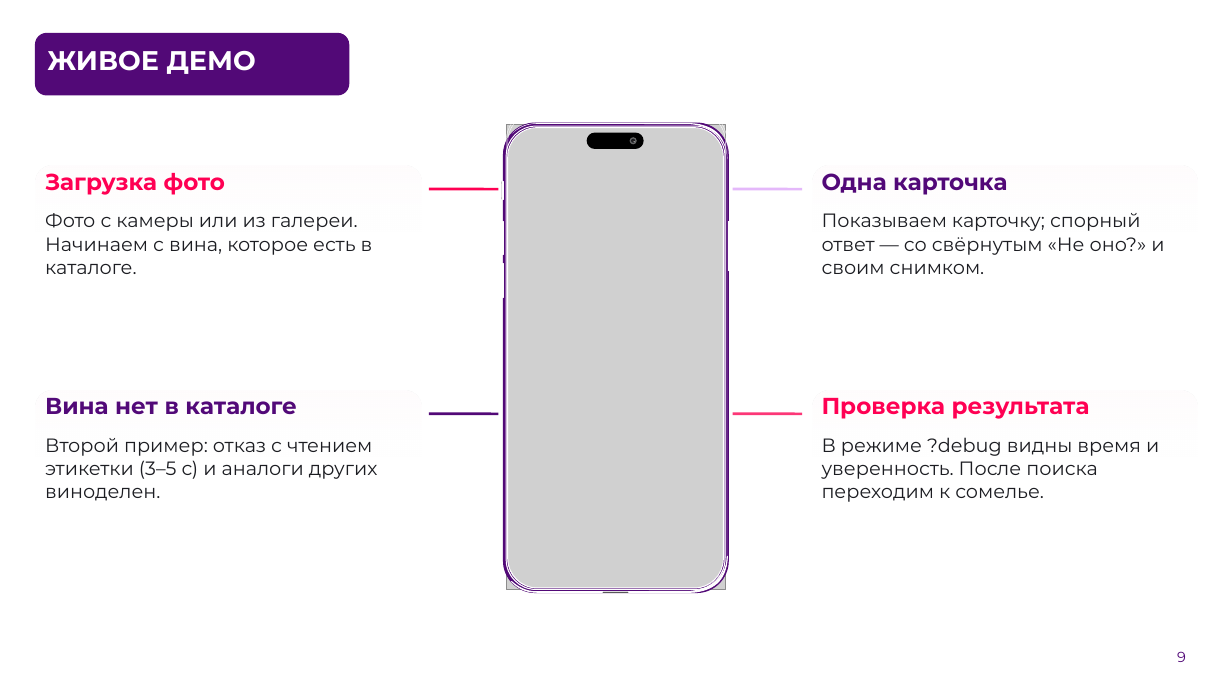
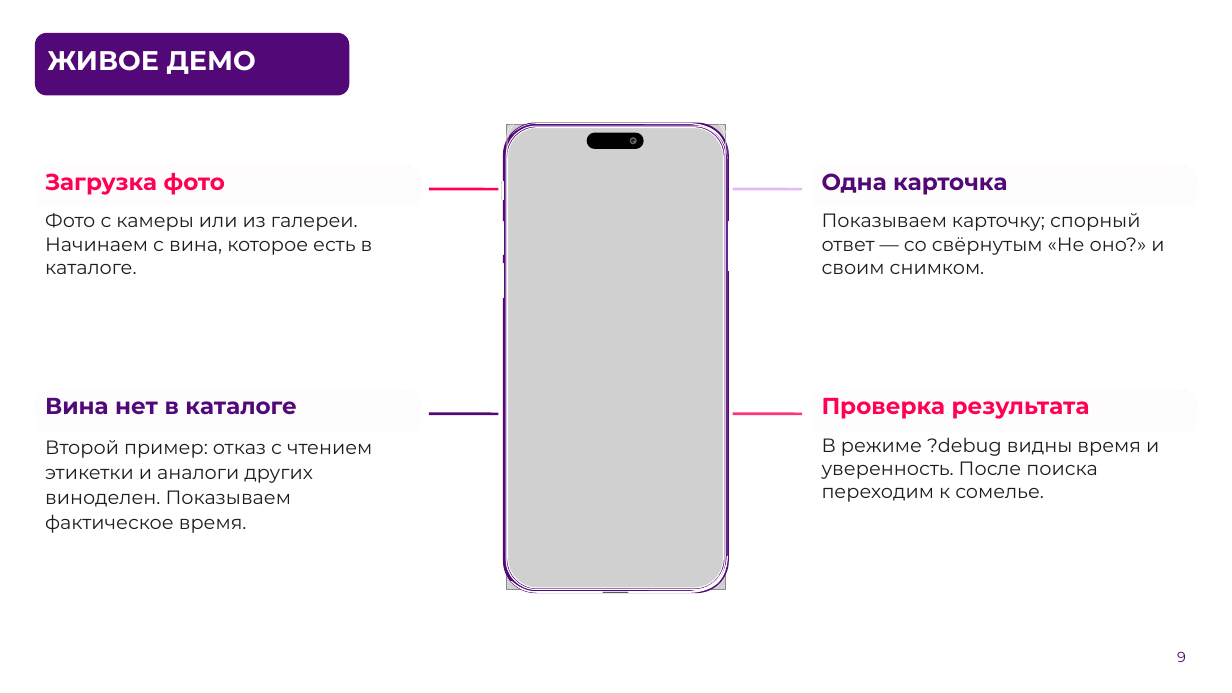
Before and after one commit to AlexGvr/rus_vines, a slide deck: slide 9 of ЛЦТ2026 Сканер российских вин.pptx. Drawn at 1232x693 pixels with LibreOffice and Linux fonts; fonts in the diff are those of the drawing; grey boxes stand for pictures; background and template pictures are left out. Boxes give left, top, right and bottom in pixels: in the first picture for what was removed or moved away, otherwise in the second. Text is boxed around its words. In the diff, an @@ line names an element or a change of style, - is before the commit and + after.

```diff
--- a/ЛЦТ2026 Сканер российских вин.pptx
+++ b/ЛЦТ2026 Сканер российских вин.pptx
@@ text at (45,440,372,533): text changed @@
-Второй пример: отказ с чтением этикетки (3–5 с) и аналоги других виноделен.
+Второй пример: отказ с чтением этикетки и аналоги других виноделен. Показываем фактическое время.
```
Also in this commit, not shown: 11 other slides changed, 4 other files.
